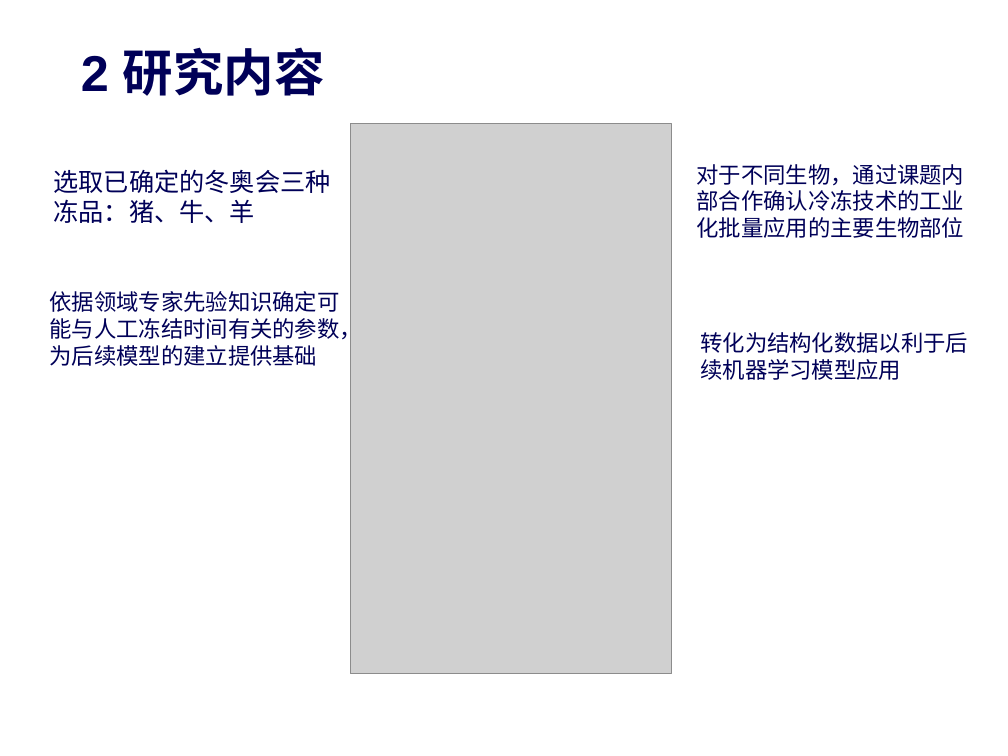
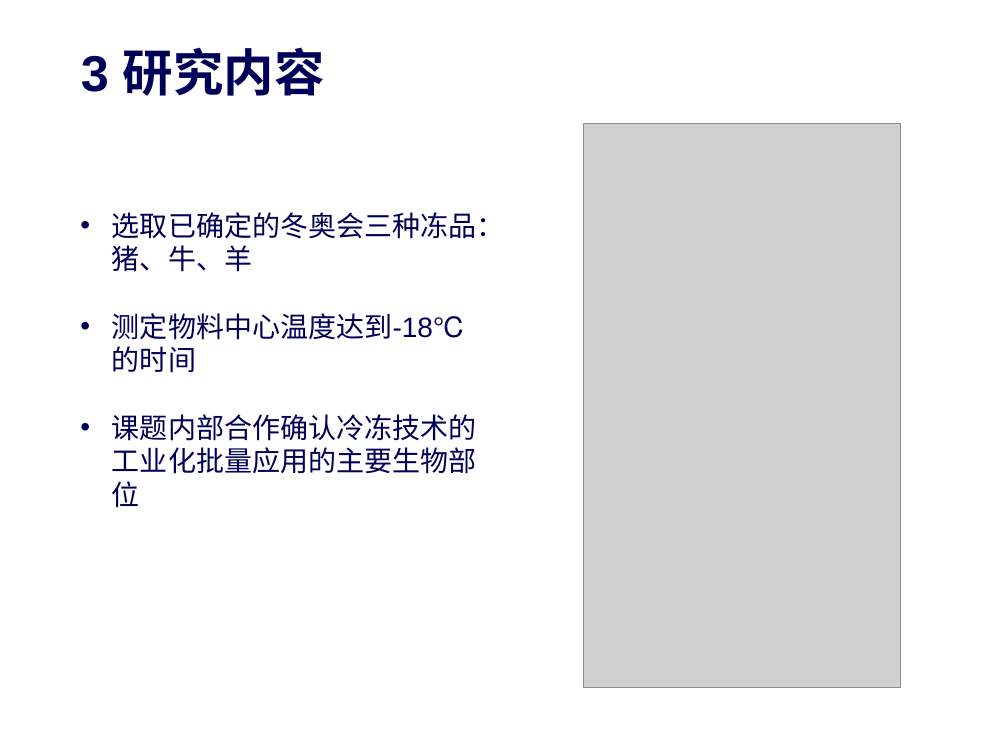
Before and after one commit to zhou-xingxing/graduate_work, a slide deck: slide 5 of 开题答辩-许茂泽.pptx (slide 4 before the commit). Drawn at 1008x756 pixels with LibreOffice and Linux fonts; fonts in the diff are those of the drawing; grey boxes stand for pictures; background and template pictures are left out. Boxes give left, top, right and bottom in pixels: in the first picture for what was removed or moved away, otherwise in the second. Text is boxed around its words. In the diff, an @@ line names an element or a change of style, - is before the commit and + after.

```diff
--- a/开题答辩-许茂泽.pptx
+++ b/开题答辩-许茂泽.pptx
@@ title at (81, 47, 325, 96): text changed @@
-2 研究内容
+3 研究内容
@@ picture removed at (350, 124, 671, 673) @@
@@ picture added at (584, 124, 901, 687) @@
@@ text removed at (697, 164, 965, 238) @@
-对于不同生物，通过课题内部合作确认冷冻技术的工业化批量应用的主要生物部位
@@ text "选取已确定的冬奥会三种冻品：猪、牛、羊": place and size @@
-text "选取已确定的冬奥会三种冻品：猪、牛、羊" at (53, 169, 330, 223)
+text "选取已确定的冬奥会三种冻品：猪、牛、羊" at (112, 212, 505, 508)
@@ text at (112, 212, 505, 272): size 18 to 20 pt in "选取已确定的冬奥会三种冻品：猪、牛、羊"; bullet none to • @@
@@ text removed at (49, 291, 361, 366) @@
-依据领域专家先验知识确定可能与人工冻结时间有关的参数，为后续模型的建立提供基础
@@ text at (112, 313, 477, 508): paragraphs added @@
+• 测定物料中心温度达到-18℃的时间
+• 课题内部合作确认冷冻技术的工业化批量应用的主要生物部位
@@ text removed at (700, 332, 968, 380) @@
-转化为结构化数据以利于后续机器学习模型应用
```
Also in this commit, not shown: 6 other slides changed, 3 slides added, 1 slide removed, 1 other file.
